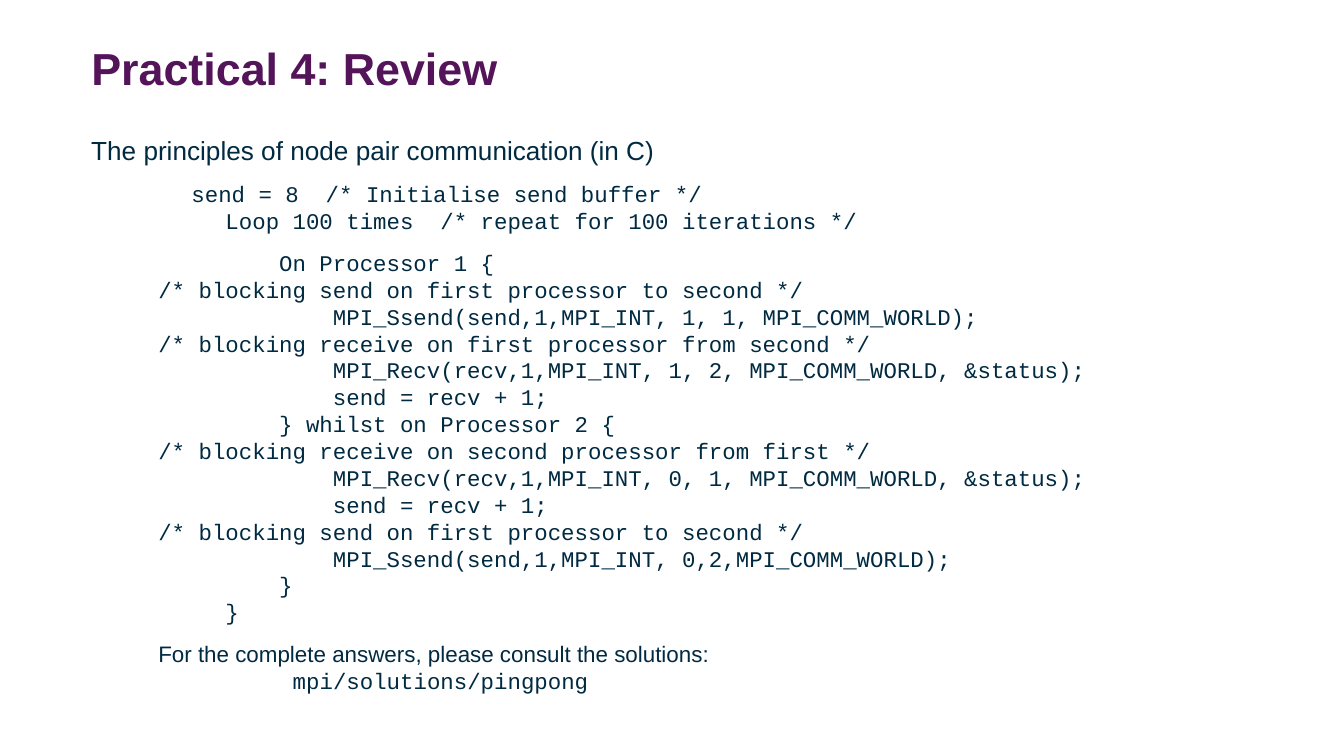
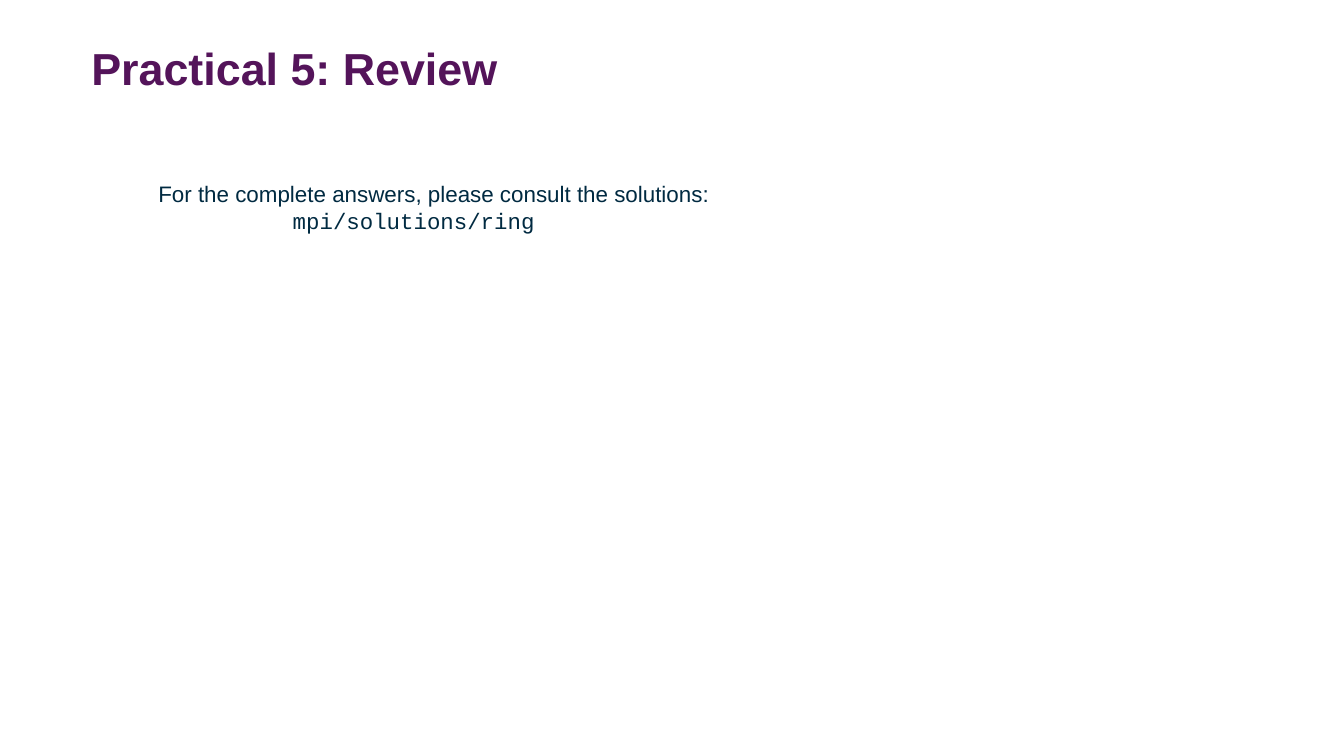
Before and after one commit to DurhamARC-Training/BasicParallelProgramming, a slide deck: slide 59 of OpenMPMPIShortCourse_Spring2026.odp (slide 57 before the commit). Drawn at 1344x756 pixels with LibreOffice and Linux fonts; fonts in the diff are those of the drawing; background and template pictures are left out. Boxes give left, top, right and bottom in pixels: in the first picture for what was removed or moved away, otherwise in the second. Text is boxed around its words. In the diff, an @@ line names an element or a change of style, - is before the commit and + after.

```diff
--- a/OpenMPMPIShortCourse_Spring2026.odp
+++ b/OpenMPMPIShortCourse_Spring2026.odp
@@ title at (91, 52, 497, 86): text changed @@
-Practical 4: Review
+Practical 5: Review
@@ text at (158, 185, 708, 234): text changed; font Courier New to Arial @@
-The principles of node pair communication (in C)
-send = 8 /* Initialise send buffer */
-Loop 100 times /* repeat for 100 iterations */
-On Processor 1 {
-/* blocking send on first processor to second */
-MPI_Ssend(send,1,MPI_INT, 1, 1, MPI_COMM_WORLD);
-/* blocking receive on first processor from second */
-MPI_Recv(recv,1,MPI_INT, 1, 2, MPI_COMM_WORLD, &status);
-send = recv + 1;
-} whilst on Processor 2 {
-/* blocking receive on second processor from first */
-MPI_Recv(recv,1,MPI_INT, 0, 1, MPI_COMM_WORLD, &status);
-send = recv + 1;
-/* blocking send on first processor to second */
-MPI_Ssend(send,1,MPI_INT, 0,2,MPI_COMM_WORLD);
-}
-}
-For the complete answers, please consult the solutions:
-mpi/solutions/pingpong
+For the complete answers, please consult the solutions:
+mpi/solutions/ring
```
Also in this commit, not shown: 41 other slides changed, 2 slides added, 1 other file.
